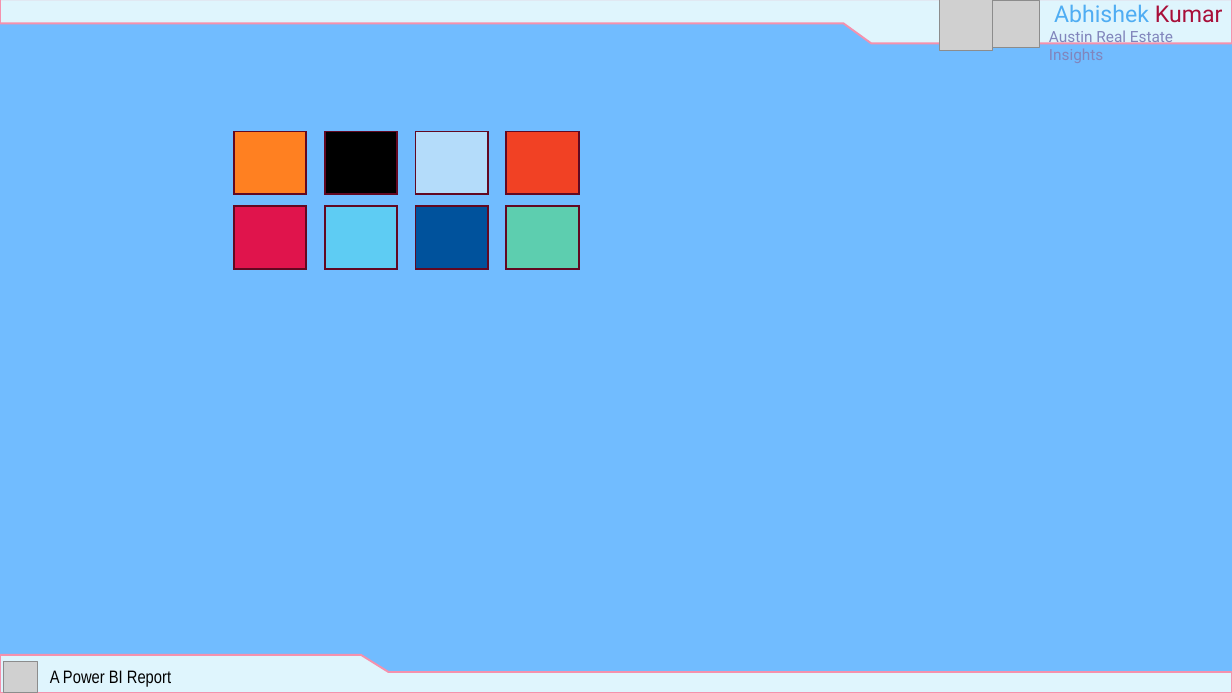
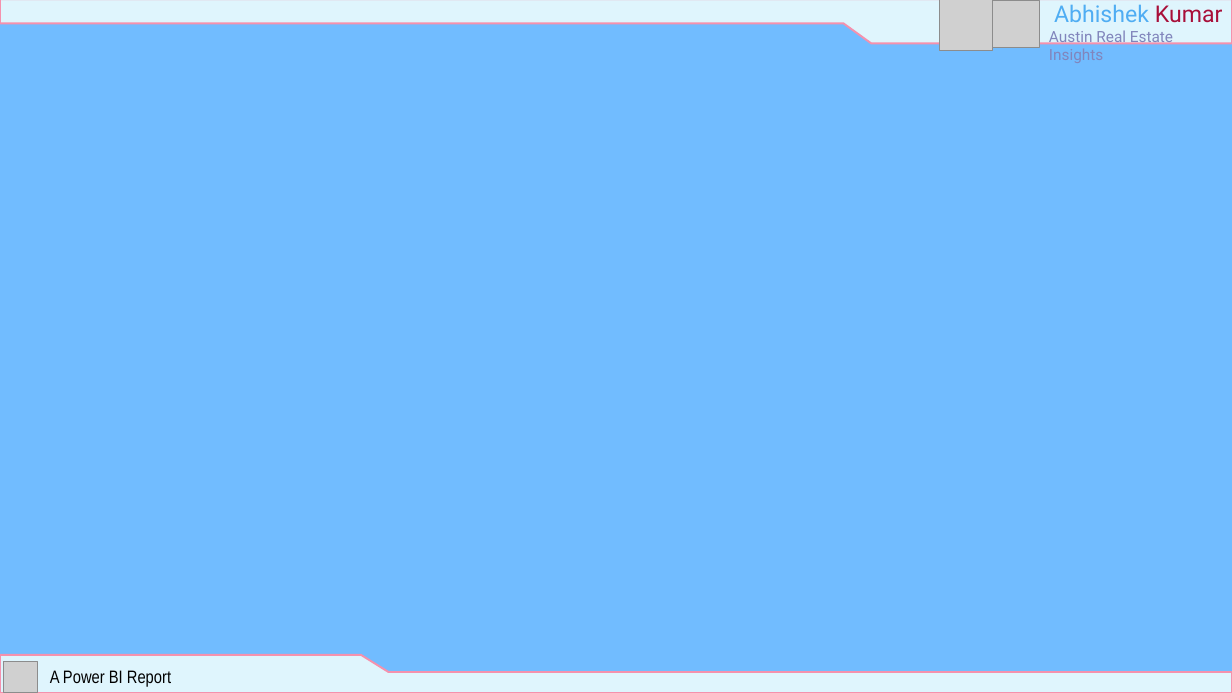
Before and after one commit to Abhi-61/Austin-Real-Estate-Insights-with-PowerBI, a slide deck: slide 1 of background.pptx. Drawn at 1232x693 pixels with LibreOffice and Linux fonts; fonts in the diff are those of the drawing; grey boxes stand for pictures. Boxes give left, top, right and bottom in pixels: in the first picture for what was removed or moved away, otherwise in the second. Text is boxed around its words. In the diff, an @@ line names an element or a change of style, - is before the commit and + after.

```diff
--- a/background.pptx
+++ b/background.pptx
@@ rectangle removed at (234, 131, 306, 194) @@
@@ rectangle removed at (324, 131, 396, 194) @@
@@ rectangle removed at (416, 131, 488, 194) @@
@@ rectangle removed at (506, 131, 579, 194) @@
@@ rectangle removed at (234, 206, 306, 269) @@
@@ rectangle removed at (324, 206, 396, 269) @@
@@ rectangle removed at (416, 206, 488, 269) @@
@@ rectangle removed at (506, 206, 579, 269) @@
```
Also in this commit, not shown: 2 slides added, 14 other files.
